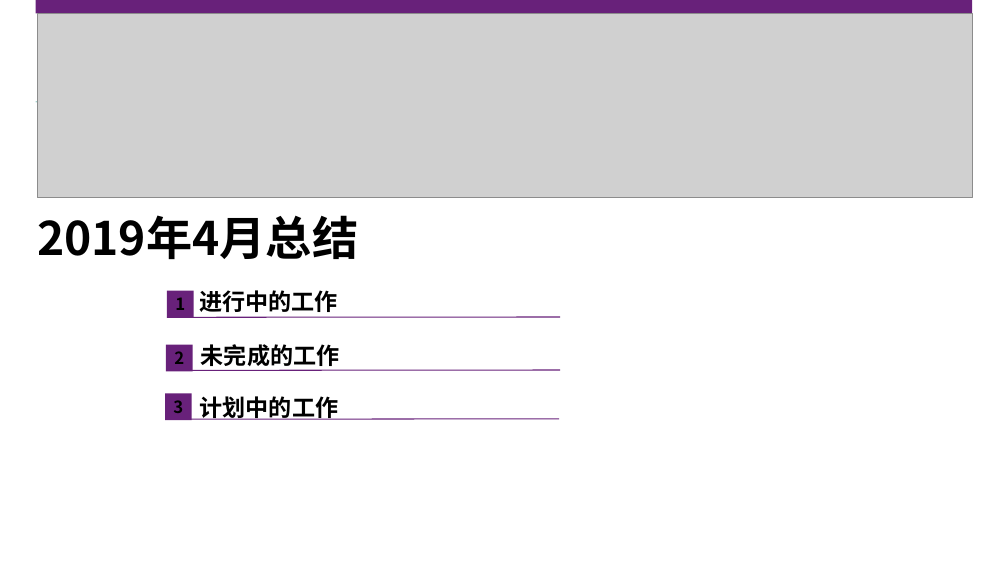
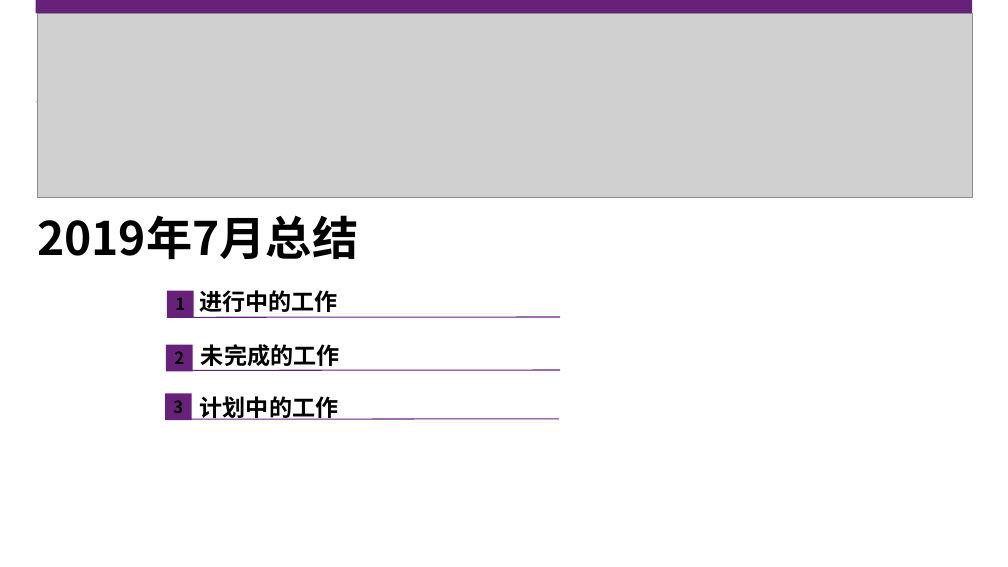
Before and after one commit to wangpenghuix/meeting-record, a slide deck: slide 2 of MBR/2019/month-4/2019.04.Zero.Zhang/奥维世纪研发中心2019年4月工作总结-Zero.Zhang.pptx. Drawn at 1008x567 pixels with LibreOffice and Linux fonts; fonts in the diff are those of the drawing; grey boxes stand for pictures; background and template pictures are left out. Boxes give left, top, right and bottom in pixels: in the first picture for what was removed or moved away, otherwise in the second. Text is boxed around its words. In the diff, an @@ line names an element or a change of style, - is before the commit and + after.

```diff
--- a/MBR/2019/month-4/2019.04.Zero.Zhang/奥维世纪研发中心2019年4月工作总结-Zero.Zhang.pptx
+++ b/MBR/2019/month-4/2019.04.Zero.Zhang/奥维世纪研发中心2019年4月工作总结-Zero.Zhang.pptx
@@ text at (37,215,358,259): text changed @@
-2019年4月总结
+2019年7月总结
```
Also in this commit, not shown: 4 other slides changed, 9 other files.
